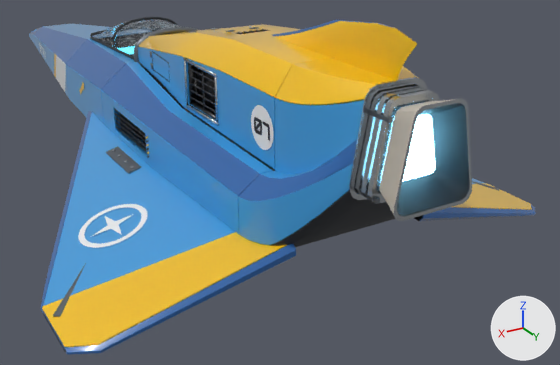
What one commit did to the Blender file SourceArt/TestShips/strix.blend.
Both versions are drawn from a camera (50 mm lens) standing at (2.18, 5.42, 2.2) and looking at (-0.6, 0.78, -0.12). The axes (+X, +Y, +Z) are drawn at lower right. The lights are the same throughout. The first picture is the older version.

Objects in the first picture: 'Decals.001', 'Deck_R', 'Dorsal_Fin', 'Engine_Core', 'Side_R', 'Spine_Side_R', 'Spine_Top', 'Tail_Belly', 'Tail_Ring', 'Tail_Side_R', 'Tail_Top', 'Wing_TE_R', 'Wing_Top_R' and 24 more.
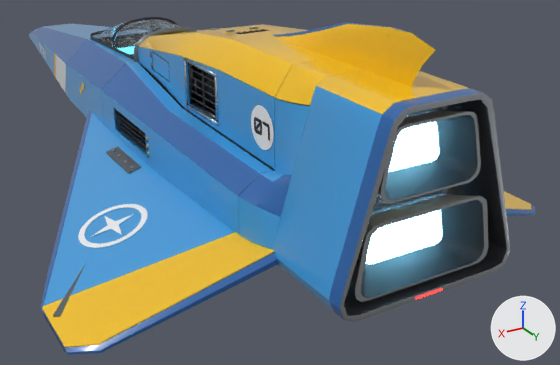
Boxes [x1, y1, x2, y2] around the edits, measured in the pictures (560 x 365 px; the box of a moved part takes in the faces that stretch with it):
'Engine_Shroud', added
    after: [273, 69, 510, 322]
    faces in mat_strix_paint_blue (blue #3a9bdc): [273, 86, 382, 310]
    faces in mat_strix_graphite (dark grey #2b2e33): [343, 100, 507, 316]
    faces in mat_strix_paint_darkblue (blue #1d5fa6): [329, 88, 491, 321]
    faces in mat_strix_paint_yellow (yellow #f5c200): [316, 69, 468, 114]
    faces in mat_strix_metal_bright (light grey #c2c7cc): [340, 93, 510, 322]
'Engine_Core', reshaped
    before: [330, 85, 472, 221]
    after: [294, 103, 481, 204]
'Tail_Side_R', reshaped (43% narrower)
    before: [238, 98, 364, 245]
    after: [238, 98, 310, 249]
'Engine_Lower', added
    after: [351, 187, 488, 302]
    faces in mat_strix_graphite (dark grey #2b2e33): [360, 200, 484, 298]
    faces in mat_strix_emit_plasma (cyan #8fdfff, glowing cyan #8fdfff): [366, 210, 442, 265]
    faces in mat_strix_metal_bright (light grey #c2c7cc): [351, 187, 488, 302]
    faces in mat_strix_ceramic (grey #bdb6aa): [351, 194, 479, 296]
'Dorsal_Fin', reshaped (12% wider, 6% taller)
    before: [273, 20, 417, 81]
    after: [273, 22, 435, 87]
'Tail_Top', reshaped
    before: [275, 58, 420, 105]
    after: [275, 58, 361, 105]
'Tail_Ring', deleted
    before: [349, 77, 427, 200]
part 1 of me_engine_core, moved or reshaped (not visible afterwards)
    before: [356, 190, 380, 204]
part 2 of me_engine_core, moved or reshaped (not visible afterwards)
    before: [369, 109, 393, 123]
part 3 of me_engine_core, moved or reshaped
    before: [330, 85, 472, 221]
    after: [294, 103, 481, 204]
part 4 of me_tail_belly_001, moved or reshaped (not visible afterwards)
    before: [270, 191, 395, 253]
'Wing_Top_L', unchanged, covered by the edit
    before: [453, 178, 532, 210]
    after: [504, 191, 532, 210]
'Wing_TE_L', unchanged, covered by the edit
    before: [419, 205, 536, 221]
    after: [506, 205, 536, 217]

Diff of the bpy script that builds the scene:
```diff
--- a/SourceArt/TestShips/strix.blend.py
+++ b/SourceArt/TestShips/strix.blend.py
@@ me_engine_core @@
 # used by ob_engine_core; parent = ob_propulsion; location = (0.0, 0.0, 0.0)
-me_engine_core.from_pydata(...)  # 1632 vertices, 1382 faces; spans x -0.225..0.225, y 1.66..3.1, z 0.713..1.229
+me_engine_core.from_pydata(...)  # 1632 vertices, 1382 faces; spans x -0.285..0.285, y 1.66..3.08, z 0.7..1.153
+# me_engine_core part 1: the loose piece of 8 vertices spanning x 0.176..0.198, y 2.795..2.945, z 0.748..0.77 is moved by (-0.003, -0.02, 0.066)
+# me_engine_core part 2: the loose piece of 8 vertices spanning x 0.13..0.152, y 2.795..2.945, z 1.116..1.138 is moved by (0.042, -0.02, 0.002)
+# me_engine_core part 3: 1584 of 1632 vertices moved; they spanned x -0.225..0.225, y 1.66..3.1, z 0.721..1.229 and now span x -0.285..0.285, y 1.66..3.08, z 0.807..1.153; mean shift (0.0, -0.017, 0.015); largest move (0.141, 3.1, 0.721) -> (0.137, 3.08, 0.807)
+# other edits to the shape of me_engine_core do not show in these pictures
 me_engine_core.materials.append(mat_strix_metal)
@@ me_tail_belly_001 @@
 # used by ob_tail_belly; parent = ob_body; location = (0.0, 0.0, 0.0)
-me_tail_belly_001.from_pydata(...)  # 490 vertices, 488 faces; spans x -0.55..0.55, y 2.3..2.8, z 0.3..0.768
+me_tail_belly_001.from_pydata(...)  # 350 vertices, 348 faces; spans x -0.55..0.55, y 2.301..2.55, z 0.3..0.354
+# me_tail_belly_001 part 4: 455 vertices removed from x -0.541..0.541, y 2.3..2.8, z 0.311..0.768; 315 vertices added at x -0.543..0.543, y 2.301..2.55, z 0.3..0.354
 me_tail_belly_001.materials.append(mat_strix_graphite)
@@ me_tail_side_r_002 @@
 # used by ob_tail_side_r; parent = ob_body; location = (0.0, 0.0, 0.0)
-me_tail_side_r_002.from_pydata(...)  # 393 vertices, 386 faces; spans x 0.165..0.552, y 2.301..2.8, z 0.406..1.186
+me_tail_side_r_002.from_pydata(...)  # 271 vertices, 260 faces; spans x 0.289..0.552, y 2.3..2.555, z 0.406..1.109
+# me_tail_side_r_002 part 5: 354 vertices removed from x 0.165..0.543, y 2.302..2.8, z 0.408..1.186; 232 vertices added at x 0.289..0.546, y 2.3..2.555, z 0.407..1.109
 me_tail_side_r_002.materials.append(mat_strix_paint_blue)
@@ me_tail_top_001 @@
 # used by ob_tail_top; parent = ob_body; location = (0.0, 0.0, 0.0)
-me_tail_top_001.from_pydata(...)  # 378 vertices, 376 faces; spans x -0.339..0.339, y 2.302..2.8, z 1.086..1.247
+me_tail_top_001.from_pydata(...)  # 270 vertices, 268 faces; spans x -0.339..0.339, y 2.302..2.55, z 1.086..1.245
+# me_tail_top_001 part 6: 324 vertices removed from x -0.334..0.334, y 2.383..2.8, z 1.088..1.247; 216 vertices added at x -0.334..0.334, y 2.362..2.55, z 1.088..1.245
 me_tail_top_001.materials.append(mat_strix_paint_yellow)
@@ me_dorsal_fin @@
 # used by ob_dorsal_fin; parent = ob_body; location = (0.0, 0.0, 0.0)
-me_dorsal_fin.from_pydata(...)  # 72 vertices, 60 faces; spans x -0.018..0.018, y 1.62..2.922, z 1.189..1.477
+me_dorsal_fin.from_pydata(...)  # 72 vertices, 60 faces; spans x -0.018..0.018, y 1.62..3.037, z 1.189..1.475
+# me_dorsal_fin part 7: 71 of 72 vertices moved; they spanned x -0.018..0.018, y 1.691..2.922, z 1.189..1.477 and now span x -0.018..0.018, y 1.697..3.037, z 1.189..1.475; mean shift (0.0, 0.072, -0.001); largest move (0.0, 2.922, 1.437) -> (0.0, 3.037, 1.435)
 me_dorsal_fin.materials.append(mat_strix_paint_darkblue)
@@ ob_tail_ring @@
-ob_tail_ring = bpy.data.objects.new('Tail_Ring', me_tail_ring)
@@ ob_engine_shroud @@
+ob_engine_shroud = bpy.data.objects.new('Engine_Shroud', me_engine_shroud_001)  # 856 vertices, 820 faces; spans x -0.505..0.505, y 2.55..3.124, z 0.3..1.245; in mat_strix_paint_blue (blue #3a9bdc), mat_strix_paint_darkblue (blue #1d5fa6), mat_strix_metal_bright (light grey #c2c7cc), mat_strix_graphite (dark grey #2b2e33), mat_strix_paint_yellow (yellow #f5c200), mat_strix_emit_red (red #ff2a2a, glowing red #ff2a2a); modifiers BEVEL
+ob_engine_shroud.parent = ob_body
+ob_engine_shroud.location = (0.0, 0.0, 0.0)
@@ ob_engine_lower @@
+ob_engine_lower = bpy.data.objects.new('Engine_Lower', me_engine_lower)  # 1632 vertices, 1382 faces; spans x -0.397..0.397, y 2.24..3.08, z 0.33..0.724; in mat_strix_metal (grey #7e848b), mat_strix_graphite (dark grey #2b2e33), mat_strix_metal_bright (light grey #c2c7cc), mat_strix_emit_plasma (cyan #8fdfff, glowing cyan #8fdfff), mat_strix_ceramic (grey #bdb6aa)
+ob_engine_lower.parent = ob_propulsion
+ob_engine_lower.location = (0.0, 0.0, 0.0)
```
